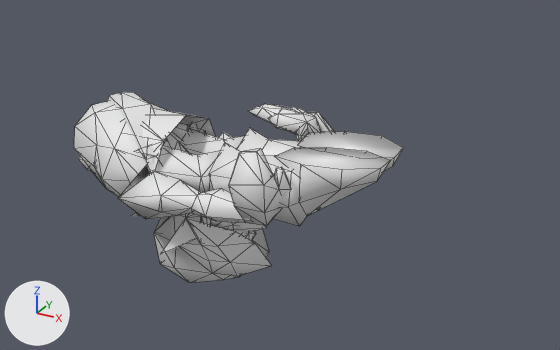
The Blender file Neo_Link_Example/Neo_Link_Adult.blend as it was, and as the next commit left it.
The view is the same before and after, from a camera (50 mm lens) standing at (6.52, -7.11, 3.64) and looking at (2.42, 0.34, -0.09). The axes (+X, +Y, +Z) are drawn at lower left. The lights are the same throughout. Mesh edges are drawn as thin lines. Materials are left out; every surface is plain grey.

In view in the first picture: 'Ocarina.1', 'Ocarina.2', 'riggedmesh'.
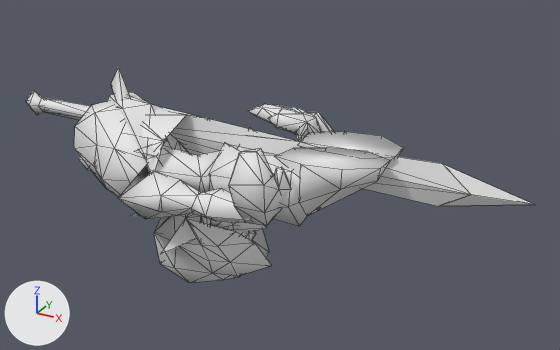
The change, as JSON lines over the scene's bpy script:
```json
{"block": "me_blade_3_me_06016fb8_001", "where": "# used by ob_blade_3; location = (0.0, 0.0, 0.0); rotation_euler = (1.571, 0.0, 0.0), in degrees (90, 0, 0)"}
{"op": "remove", "block": "me_blade_3_me_06016fb8_001", "code": "me_blade_3_me_06016fb8_001.from_pydata(...)  # 49 vertices, 40 faces; spans x -1.14..5.4, y -0.4..1.01, z -0.22..0.04"}
{"op": "add", "block": "me_blade_3_me_06016fb8_001", "code": "me_blade_3_me_06016fb8_001.from_pydata(...)  # 91 vertices, 58 faces; spans x -1.4..5.4, y -0.4..1.01, z -0.26..0.08"}
{"block": "me_blade_3_me_06016fb8_001", "change": "me_blade_3_me_06016fb8_001 part 1"}
{"block": "me_blade_3_me_06016fb8_001", "change": "2 faces are deleted"}
{"block": "me_blade_3_me_06016fb8_001", "change": "4 vertices move from x -1.14..-1.04, y 0.2..0.4, z -0.16..-0.01 to x -1.09, y 0.2..0.4, z -0.16..-0.01"}
{"block": "me_blade_3_me_06016fb8_001", "change": "6 vertices are added at (-0.87, 0.3, -0.09), (-1.21, 0.48, -0.09), (-1.21, 0.3, -0.22), (-1.21, 0.3, 0.04), (-1.21, 0.13, -0.09), (-1.4, 0.3, -0.09)"}
{"block": "me_blade_3_me_06016fb8_001", "change": "8 new faces join them"}
{"op": "remove", "block": "ob_blade_3", "code": "ob_blade_3.hide_viewport = True"}
```

Where the change shows, as pixel boxes (x1, y1, x2, y2) in the pictures (560 x 350 px):
```json
{"object": "Blade.3", "change": "shown", "after": [26, 67, 534, 206]}
{"part": 1, "of": "me_blade_3_me_06016fb8_001", "change": "built on", "after": [26, 91, 44, 115]}
```
